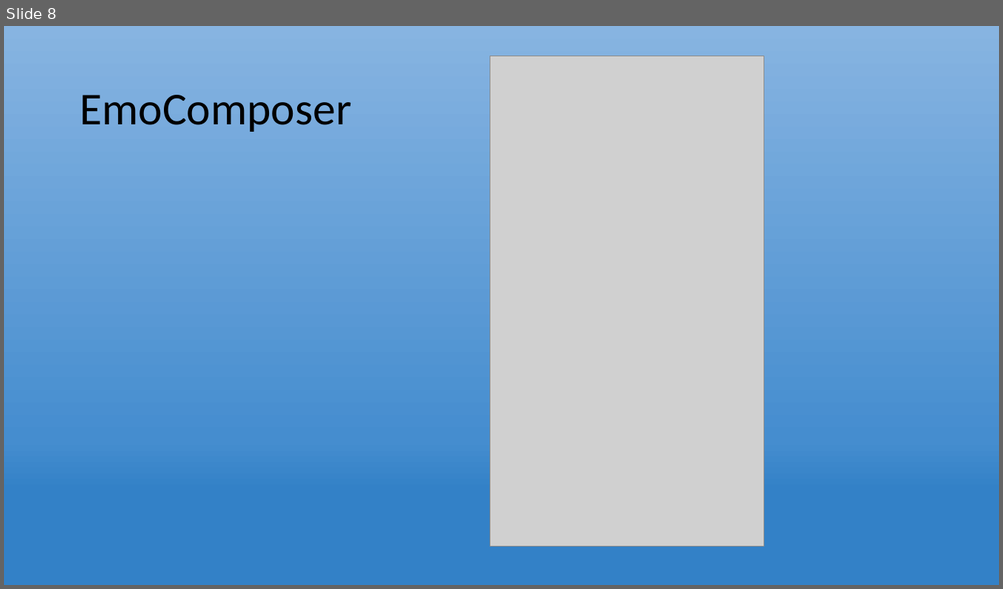
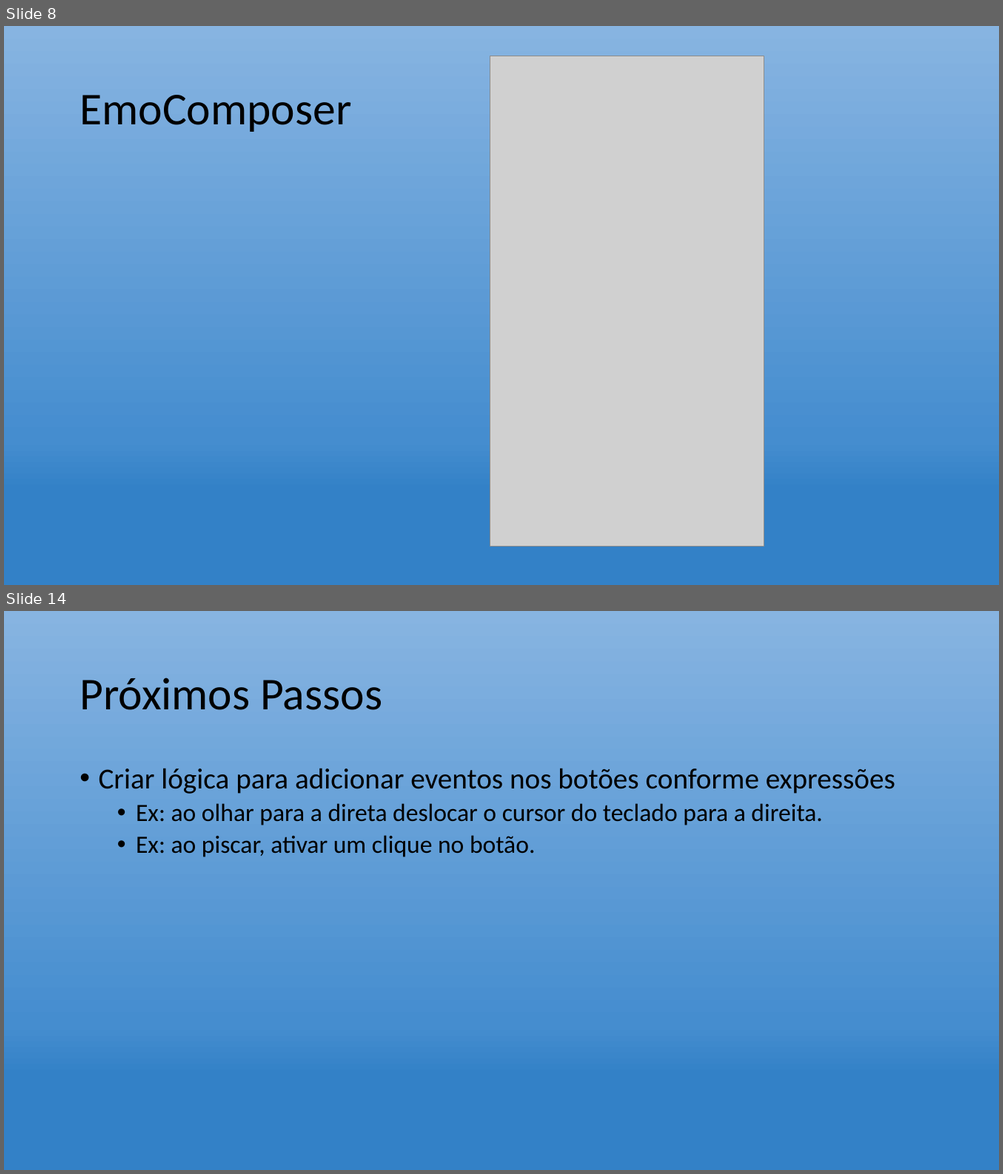
Before and after one commit to fgbettio/projetos-famec-pr, a slide deck: Projetos/Emotiv/Documentos 2013/Projeto_TecladoNeural/Apresentação/Apresentação Semana 30-09-2013/Apresentação Teclado Neural.pptx. Shown one above the other, each under a label of ours: slide 8 before the commit, slides 8 and 14 after it; the slides between them are not shown. The pictures are 1003x589 and 1003x1174 pixels, drawn with LibreOffice and Linux fonts; fonts in the diff are those of the drawing; grey boxes stand for pictures. Boxes give left, top, right and bottom in pixels: in the first picture for what was removed or moved away, otherwise in the second. Text is boxed around its words. In the diff, an @@ line names an element or a change of style, - is before the commit and + after.

```diff
--- a/Projetos/Emotiv/Documentos 2013/Projeto_TecladoNeural/Apresentação/Apresentação Semana 30-09-2013/Apresentação Teclado Neural.pptx
+++ b/Projetos/Emotiv/Documentos 2013/Projeto_TecladoNeural/Apresentação/Apresentação Semana 30-09-2013/Apresentação Teclado Neural.pptx
@@ slide 14 added at box(4, 611, 999, 1170), background gradient #87B4E1 to #458DCF to #3381C7 @@
@@ title added at box(79, 678, 382, 710), 44 pt, text #000000 @@
+Próximos Passos
@@ text added at box(99, 768, 895, 857), 24 pt, text #000000 @@
+• Criar lógica para adicionar eventos nos botões conforme expressões
+  • Ex: ao olhar para a direta deslocar o cursor do teclado para a direita.
+  • Ex: ao piscar, ativar um clique no botão.
```
Also in this commit, not shown: 6 other slides added, 10 other files.
